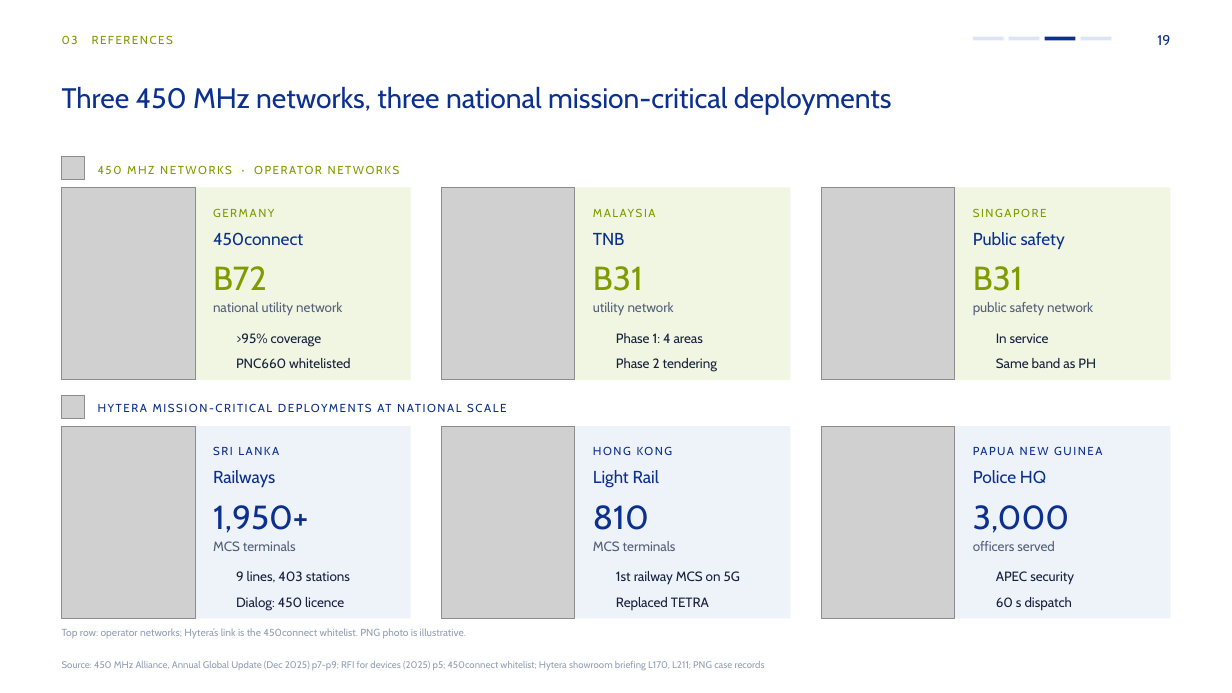
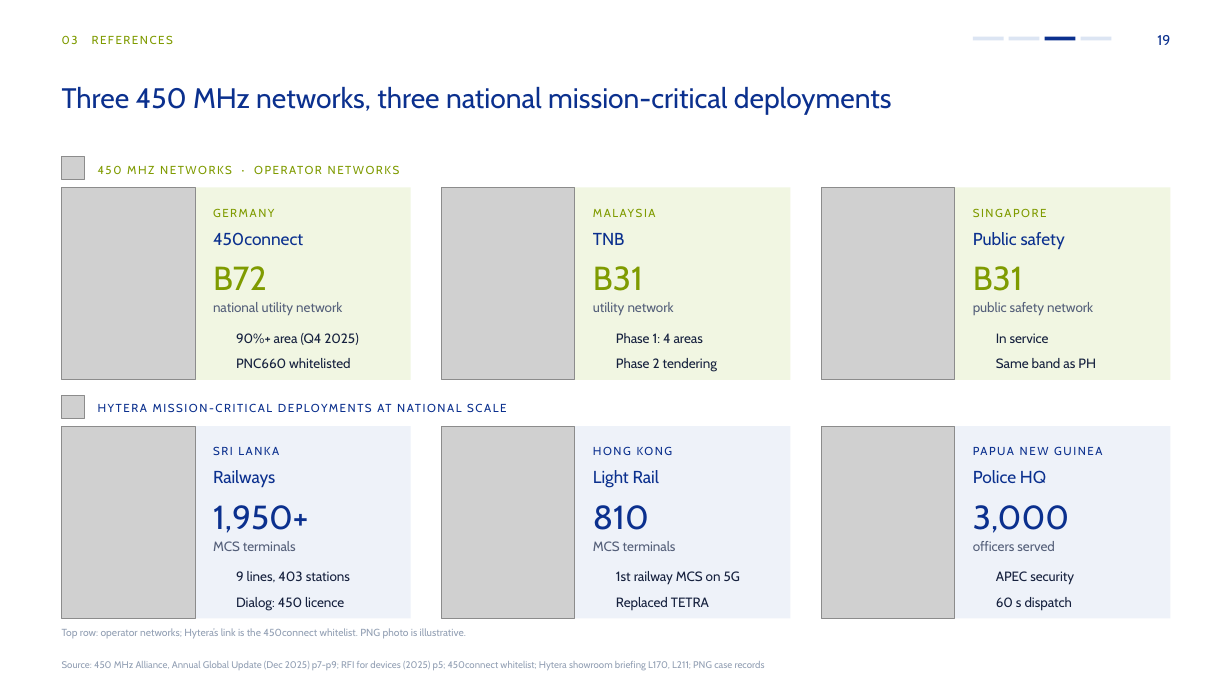
Before and after one commit to mearneste4-max/Philippines-450M, a slide deck: slide 19 of 01_交付物/菲律宾450M方案_v8.pptx. Drawn at 1232x693 pixels with LibreOffice and Linux fonts; fonts in the diff are those of the drawing; grey boxes stand for pictures; background and template pictures are left out. Boxes give left, top, right and bottom in pixels: in the first picture for what was removed or moved away, otherwise in the second. Text is boxed around its words. In the diff, an @@ line names an element or a change of style, - is before the commit and + after.

```diff
--- a/01_交付物/菲律宾450M方案_v8.pptx
+++ b/01_交付物/菲律宾450M方案_v8.pptx
@@ text at [236,333,358,345]: text changed @@
->95% coverage
+90%+ area (Q4 2025)
```
Also in this commit, not shown: 2 other slides changed, 8 other files.
